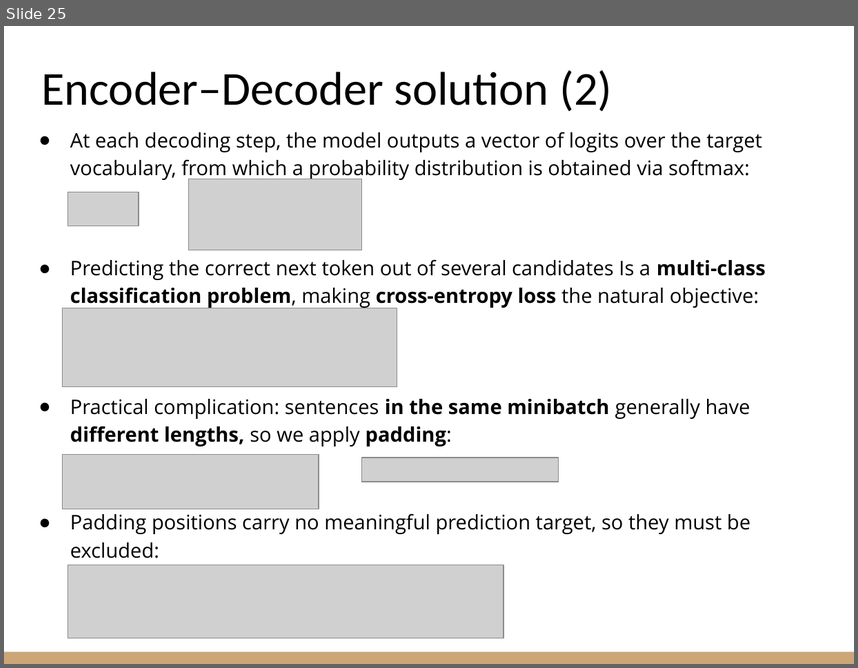
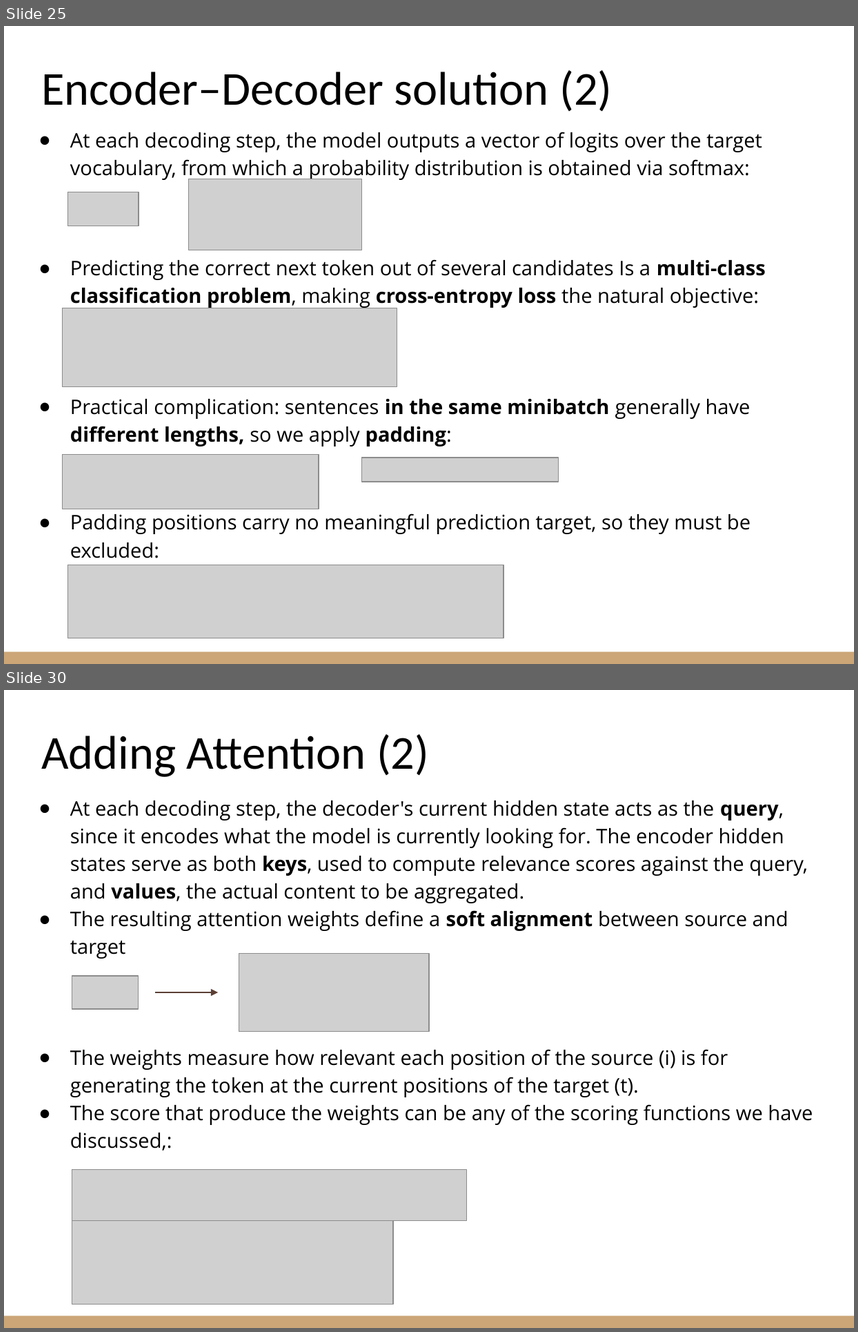
Before and after one commit to riccardoberta/machine-learning, a slide deck: 17 - Transformers/slides.pptx. Shown one above the other, each under a label of ours: slide 25 before the commit, slides 25 and 30 after it; the slides between them are not shown. The pictures are 858x668 and 858x1332 pixels, drawn with LibreOffice and Linux fonts; fonts in the diff are those of the drawing; grey boxes stand for pictures. Boxes give left, top, right and bottom in pixels: in the first picture for what was removed or moved away, otherwise in the second. Text is boxed around its words. In the diff, an @@ line names an element or a change of style, - is before the commit and + after.

```diff
--- a/17 - Transformers/slides.pptx
+++ b/17 - Transformers/slides.pptx
@@ slide 30 added at [4, 690, 854, 1328], background #FFFFFF; not listed: 1 template element that a slide beside it also shows @@
@@ title added at [41, 734, 429, 777], 40 pt, text #000000 @@
+Adding Attention (2)
@@ text added at [70, 800, 813, 1150], 17 pt, text #000000 @@
+● At each decoding step, the decoder's current hidden state acts as the query, since it encodes what the model is currently looking for. The encoder hidden states serve as both keys, used to compute relevance scores against the query, and values, the actual content to be aggregated.
+● The resulting attention weights define a soft alignment between source and target
+● The weights measure how relevant each position of the source (i) is for generating the token at the current positions of the target (t).
+● The score that produce the weights can be any of the scoring functions we have discussed,:
@@ picture added at [239, 954, 429, 1032] @@
@@ picture added at [72, 976, 139, 1009] @@
@@ arrow added from (155, 993) to (218, 993), #5C3E35 0.75 pt @@
@@ picture added at [72, 1170, 466, 1221] @@
@@ picture added at [72, 1221, 393, 1305] @@
```
Also in this commit, not shown: 17 slides changed, 12 other slides added, 3 other files.
